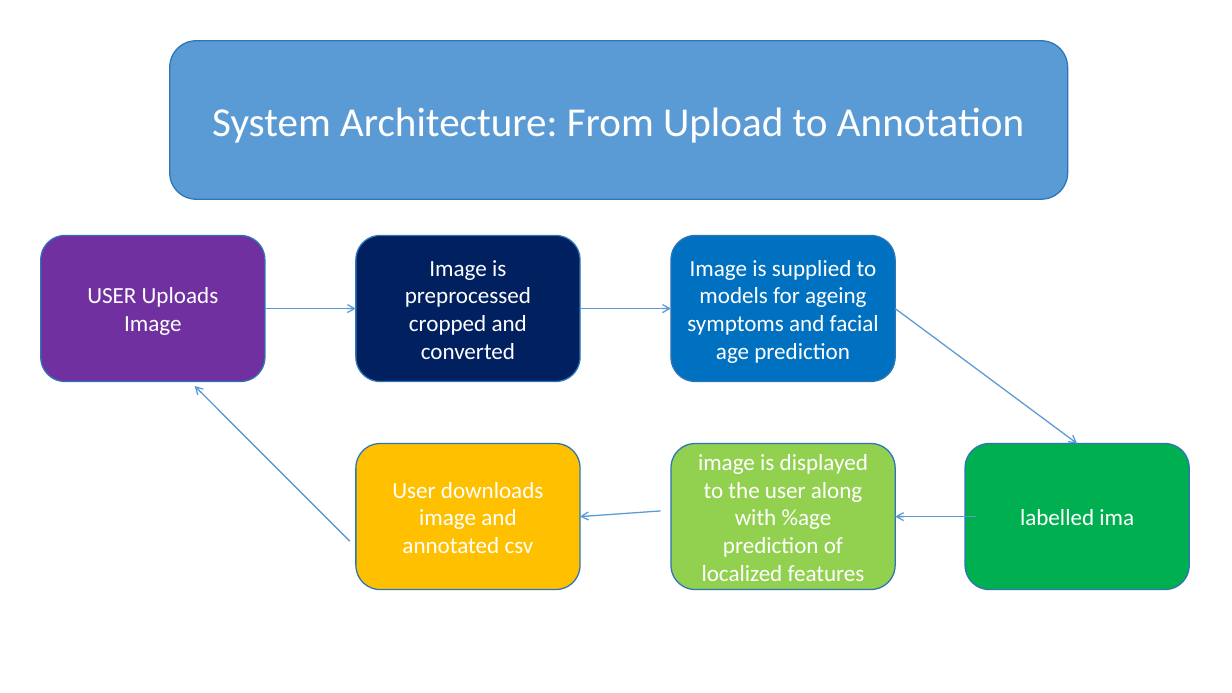
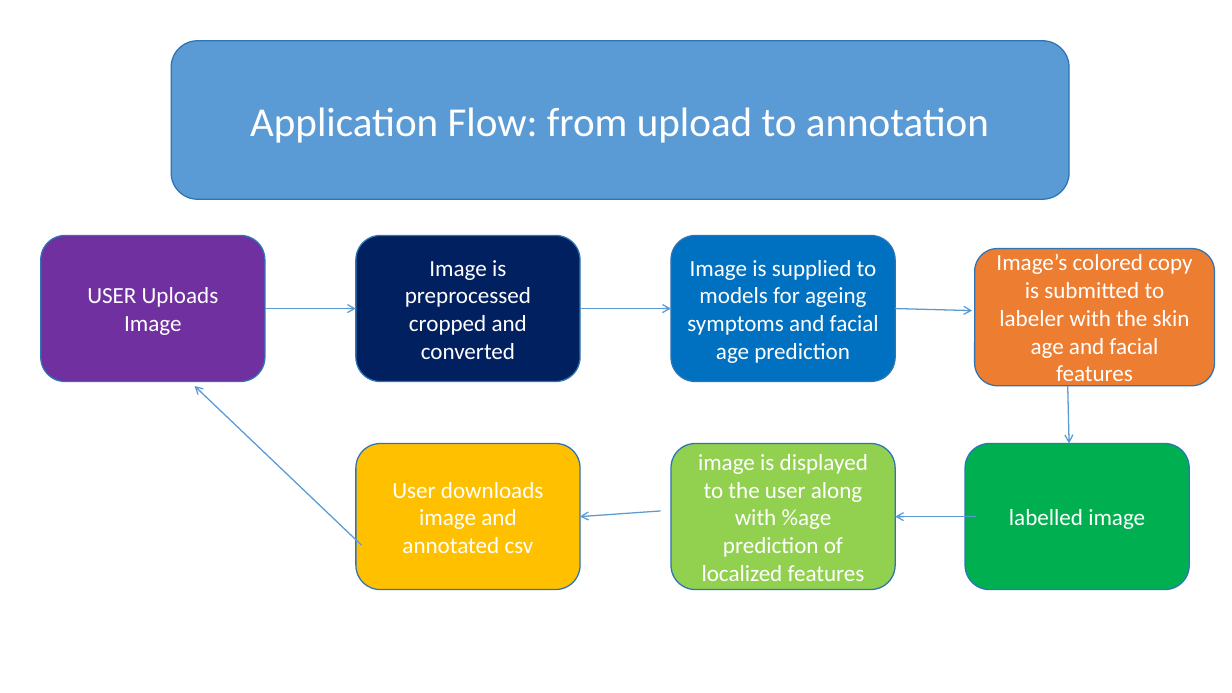
Before and after one commit to SpringBoardMentor0781j/Dermal_Scan_Project_2025, a slide deck: slide 12 of docs/Presentation1.pptx (slide 3 before the commit). Drawn at 1232x693 pixels with LibreOffice and Linux fonts; fonts in the diff are those of the drawing; background and template pictures are left out. Boxes give left, top, right and bottom in pixels: in the first picture for what was removed or moved away, otherwise in the second. Text is boxed around its words. In the diff, an @@ line names an element or a change of style, - is before the commit and + after.

```diff
--- a/docs/Presentation1.pptx
+++ b/docs/Presentation1.pptx
@@ text in rounded rectangle at [250,107,989,143]: text changed @@
-System Architecture: From Upload to Annotation
+Application Flow: from upload to annotation
@@ rounded rectangle added at [975,249,1215,386], fill #ED7D31, outline #2E75B6 1 pt, 18 pt, text #FFFFFF @@
+Image’s colored copy is submitted to labeler with the skin age and facial features
@@ arrow moved from (896, 309) - (1078, 444) to (896, 309) - (972, 311) @@
@@ arrow moved from (350, 542) - (195, 386) to (361, 545) - (195, 386) @@
@@ arrow added from (1068, 386) to (1069, 444), #5B9BD5 1 pt @@
@@ text in rounded rectangle at [1009,509,1145,529]: text changed @@
-labelled ima
+labelled image
```
Also in this commit, not shown: 9 other slides changed, 4 slides added, 4 other files.
